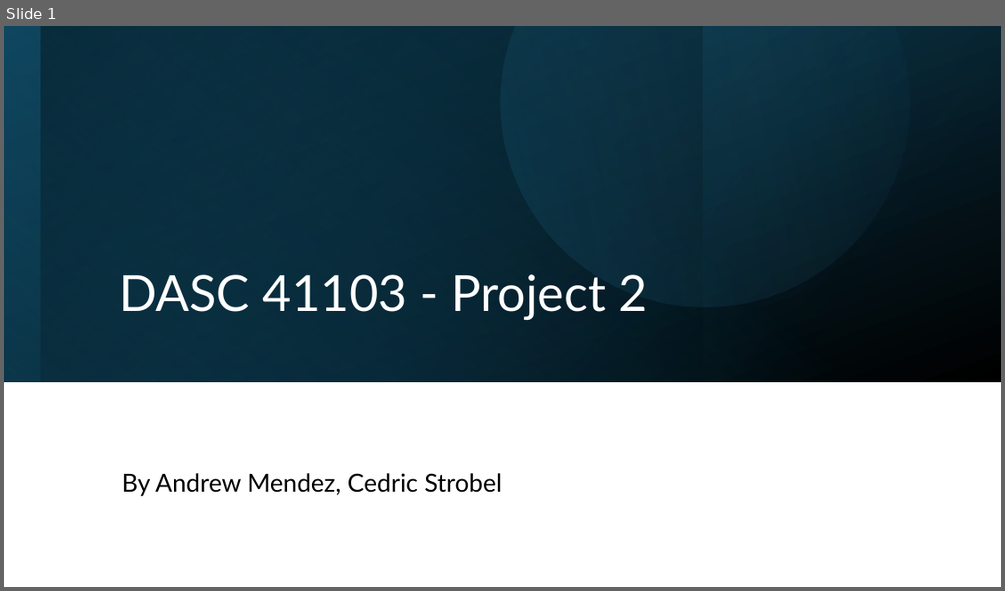
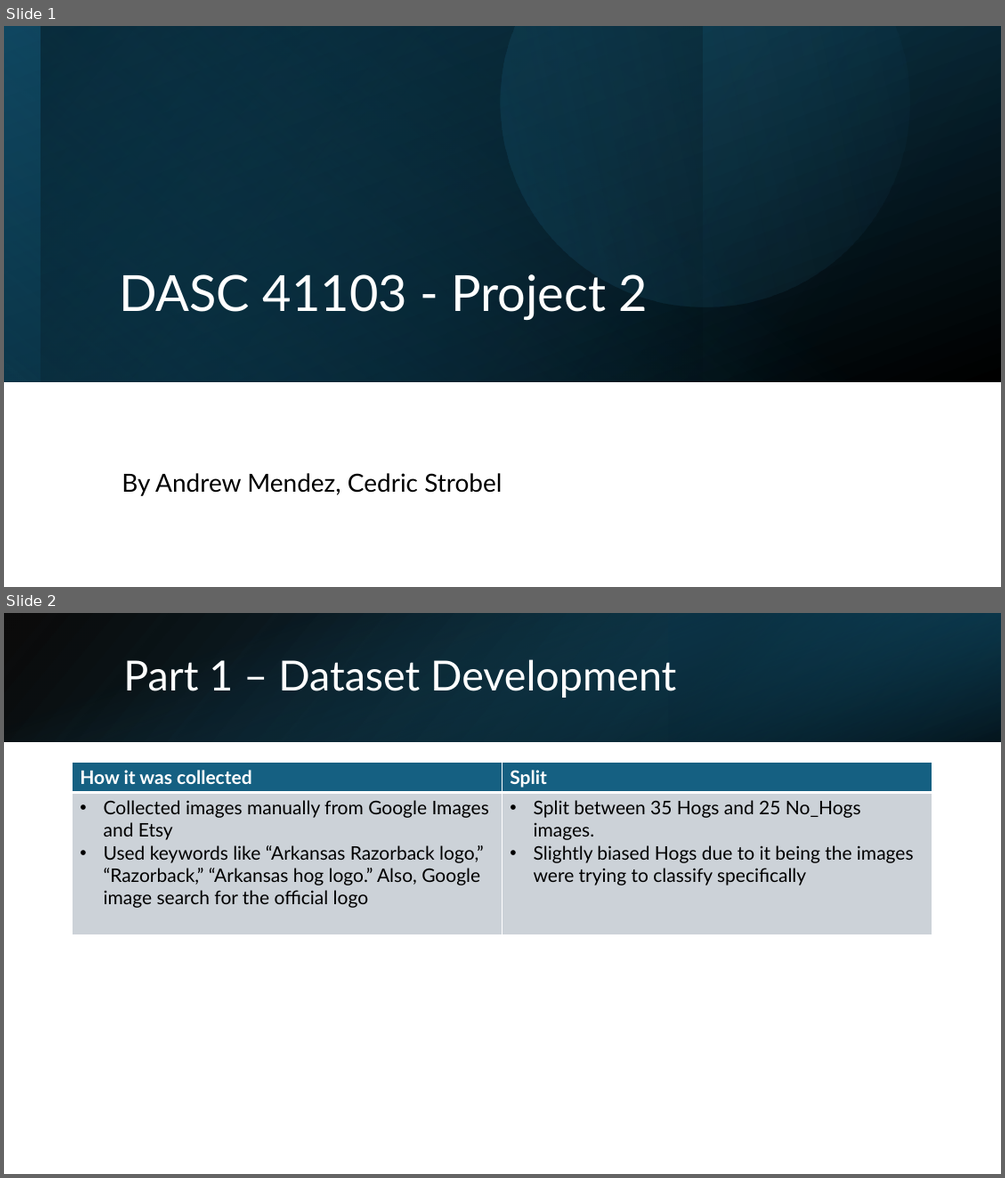
Before and after one commit to cedricstrobel/DASC_Project3, a slide deck: Project_3_Powerpoint.pptx. Shown one above the other, each under a label of ours: slide 1 before the commit, slides 1 and 2 after it. The pictures are 1005x591 and 1005x1178 pixels, drawn with LibreOffice and Linux fonts; fonts in the diff are those of the drawing. Boxes give left, top, right and bottom in pixels: in the first picture for what was removed or moved away, otherwise in the second. Text is boxed around its words. In the diff, an @@ line names an element or a change of style, - is before the commit and + after.

```diff
--- a/Project_3_Powerpoint.pptx
+++ b/Project_3_Powerpoint.pptx
@@ slide 2 added at bbox=[4, 613, 1001, 1174], background #FFFFFF @@
@@ rectangle added at bbox=[4, 613, 1001, 742], fill gradient #000000 to #104862 @@
@@ rectangle added at bbox=[4, 613, 1001, 742], fill gradient #156082 to #000000 @@
@@ rectangle added at bbox=[669, 613, 1001, 742], fill gradient #0B3041 to #156082 @@
@@ title added at bbox=[123, 659, 676, 698], 40 pt, text #FFFFFF @@
+Part 1 – Dataset Development
@@ table added at bbox=[73, 763, 933, 935], 2 rows, 2 columns @@
+How it was collected | Split
+Collected images manually from Google Images and Etsy / Used keywords like “Arkansas Razorback logo,” “Razorback,” “Arkansas hog logo.” Also, Google image search for the official logo | Split between 35 Hogs and 25 No_Hogs images. / Slightly biased Hogs due to it being the images were trying to classify specifically
```
Also in this commit, not shown: 1 slide changed, 17 other slides added, 7 slides removed, 26 other files.
